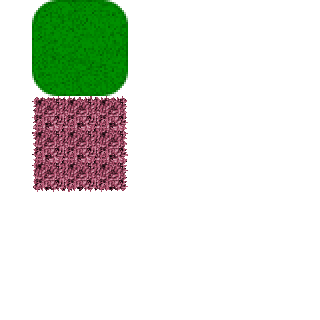
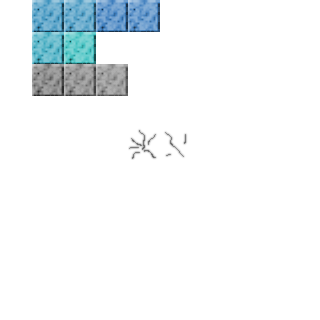
Before/after of a 320 × 320 layered artwork. What changed in the layer stack:
added layer "s208.bmp copy #5" above "s208.bmp copy #4" over [96, 64, 128, 96]
added layer "s208.bmp copy #4" above "s208.bmp copy #3" over [64, 64, 96, 96]
added layer "s208.bmp copy #3" above "s208.bmp copy #6" over [32, 64, 64, 96]
added layer "s208.bmp copy #6" above "s208.bmp copy #2" over [128, 0, 160, 32]
added layer "s208.bmp copy #2" above "Layer copy" over [96, 0, 128, 32]
added layer "Layer copy" (80%) above "Layer #2" over [128, 128, 158, 160]
added layer "Layer #2" (80%) above "Layer #1" over [163, 130, 188, 159]
added layer "Layer #1" (25%) above "Layer" over [165, 132, 186, 157]
showed "Layer", opacity 100% → 25%, painted on it over [32, 96, 156, 192]
removed layer "s36.bmp" over [32, 96, 128, 192]
removed layer "Background" over [32, 0, 128, 96]
added layer "s208.bmp copy #1" above "s208.bmp copy" over [32, 32, 64, 64]
added layer "s208.bmp copy" above "s208.bmp copy #7" over [64, 32, 96, 64]
added layer "s208.bmp copy #7" above "s208.bmp" over [64, 0, 96, 32]
added layer "s208.bmp" over [32, 0, 64, 32]
